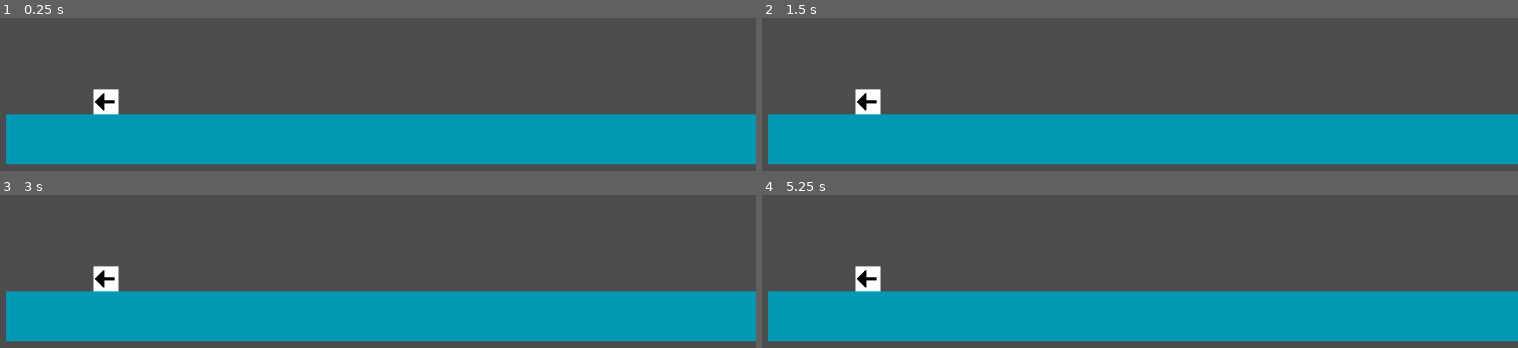
Above: before the commit, frames 1-4 (two rows, left to right).
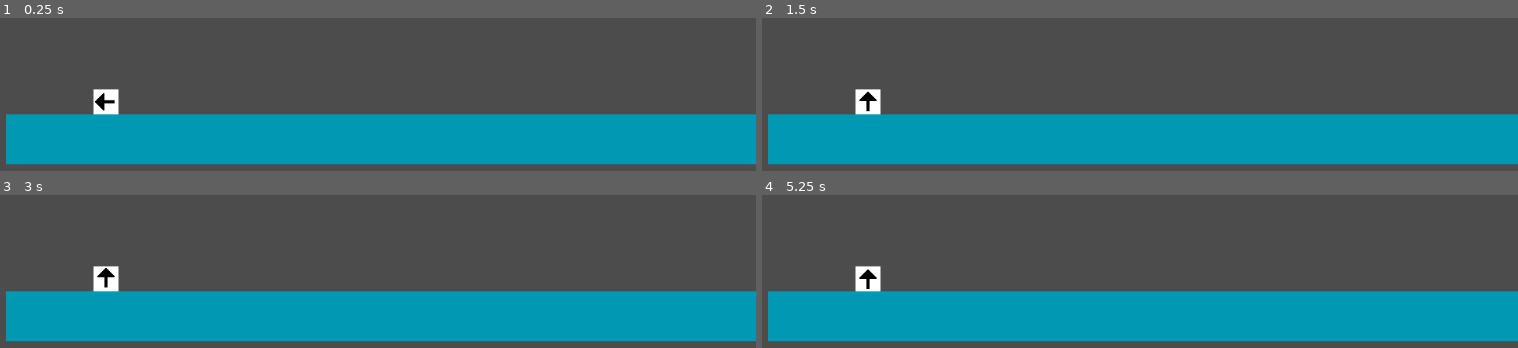
Above: after the commit, the same moments.

Repository: HexagonNico/Godot-FiniteStateMachine
Game: Godot game, scene res://example/scenes/example_scene.tscn
Same seed, same stepped clock (60 frames per second), same inputs: the game is played once before the commit and once after it.
Inputs:
- Up to frame 1 (0.25 s): no input
- Up to frame 2 (1.5 s): tap Enter (ui_accept) at 0.5, 0.77 s; hold Right (ui_right) from 0.53 s (still down)
- Up to frame 3 (3 s): tap Enter (ui_accept) at 1.52, 2, 2.75 s; release Right (ui_right) at 2.03 s; hold Left (ui_left) 2.03-2.78 s; hold Right (ui_right) from 2.78 s (still down)
- Up to frame 4 (5.25 s): tap Enter (ui_accept) at 3.02, 3.5, 3.77, 4.25, 4.52, 5 s; release Right (ui_right) at 4.28 s; hold Left (ui_left) 4.28-5.03 s; hold Right (ui_right) from 5.03 s (still down)

The runs differ from the first frame. In frame 2, 0.2% of the frame differs, in the area x 12-16%, y 47-62%; in frame 3, 0.2%; in frame 4, 0.2%.
Error before the commit: Parse Error: The identifier "CharacterState" isn't declared in the current scope. (res://example/scenes/example_character.gd:15)

Commit message:
Updated project.godot

Diff:
--- a/project.godot
+++ b/project.godot
@@ -9,19 +9,49 @@
 config_version=4
 
 _global_script_classes=[ {
+"base": "CharacterState",
+"class": "BaseState",
+"language": "GDScript",
+"path": "res://example/scripts/base_state.gd"
+}, {
+"base": "StateMachineState",
+"class": "CharacterState",
+"language": "GDScript",
+"path": "res://example/scripts/character_state.gd"
+}, {
 "base": "Node",
 "class": "FiniteStateMachine",
 "language": "GDScript",
 "path": "res://addons/finite_state_machine/scripts/finite_state_machine.gd"
 }, {
+"base": "CharacterState",
+"class": "JumpState",
+"language": "GDScript",
+"path": "res://example/scripts/jump_state.gd"
+}, {
+"base": "BaseState",
+"class": "RunState",
+"language": "GDScript",
+"path": "res://example/scripts/run_state.gd"
+}, {
 "base": "Node",
 "class": "StateMachineState",
 "language": "GDScript",
 "path": "res://addons/finite_state_machine/scripts/state_machine_state.gd"
+}, {
+"base": "BaseState",
+"class": "WalkState",
+"language": "GDScript",
+"path": "res://example/scripts/walk_state.gd"
 } ]
 _global_script_class_icons={
+"BaseState": "",
+"CharacterState": "",
 "FiniteStateMachine": "res://addons/finite_state_machine/icons/finite_state_machine.svg",
-"StateMachineState": "res://addons/finite_state_machine/icons/state_machine_state.svg"
+"JumpState": "",
+"RunState": "",
+"StateMachineState": "res://addons/finite_state_machine/icons/state_machine_state.svg",
+"WalkState": ""
 }
 
 [application]
